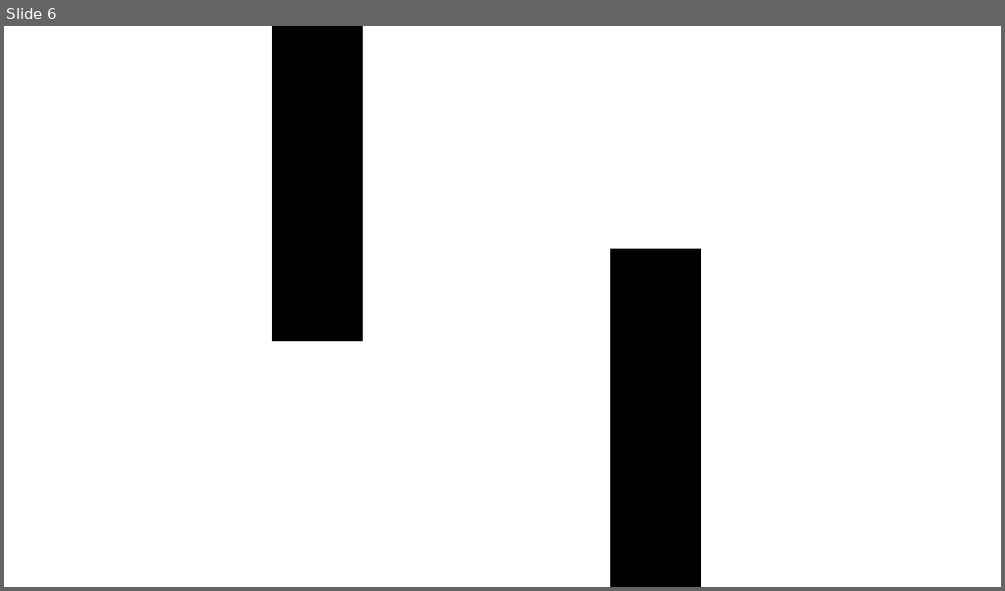
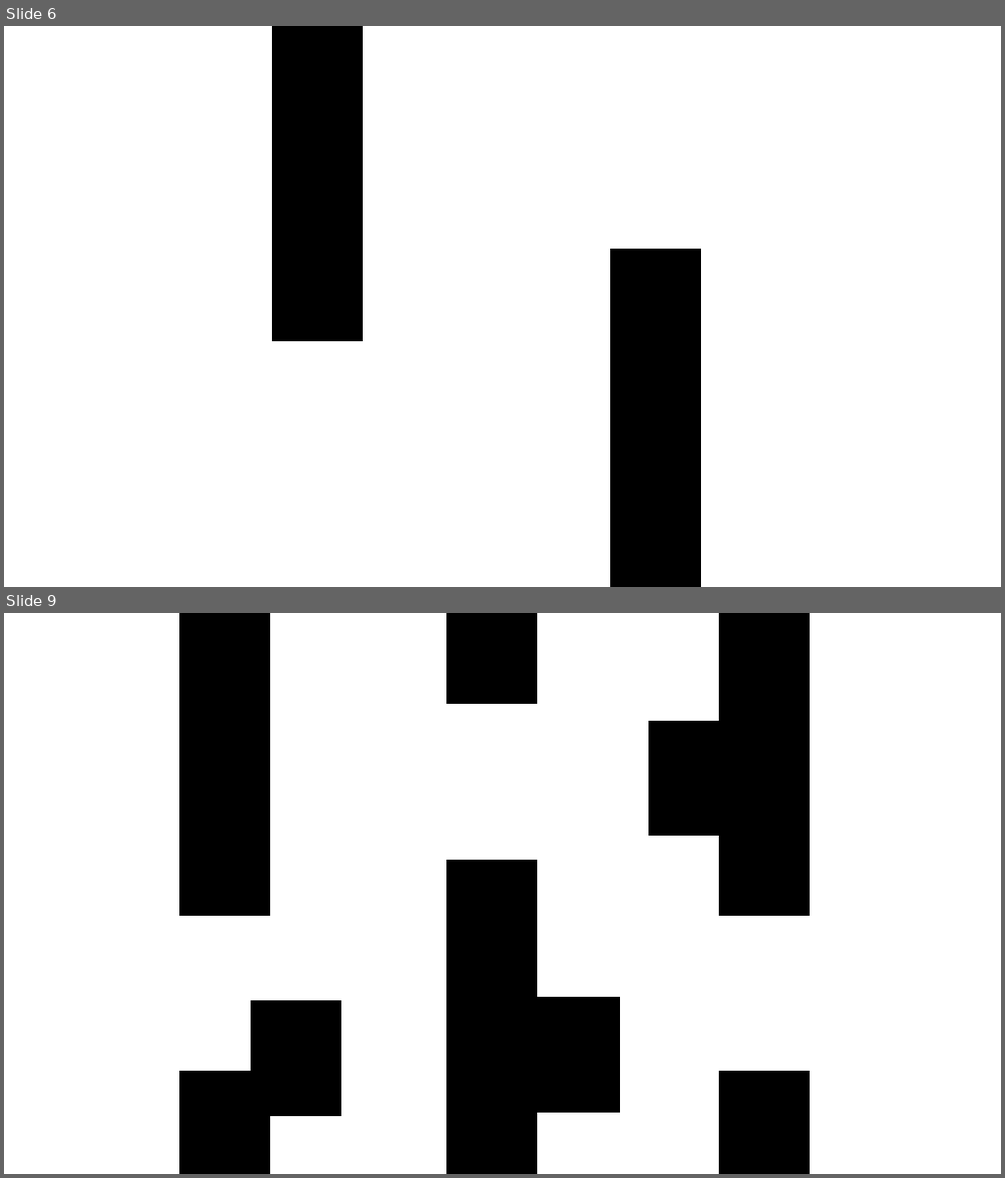
Before and after one commit to ZachChang1231/RLNavigation, a slide deck: envs/maps/map.pptx. Shown one above the other, each under a label of ours: slide 6 before the commit, slides 6 and 9 after it; the slides between them are not shown. The pictures are 1005x591 and 1005x1178 pixels, drawn with LibreOffice and Linux fonts; fonts in the diff are those of the drawing. Boxes give left, top, right and bottom in pixels: in the first picture for what was removed or moved away, otherwise in the second. Text is boxed around its words. In the diff, an @@ line names an element or a change of style, - is before the commit and + after.

```diff
--- a/envs/maps/map.pptx
+++ b/envs/maps/map.pptx
@@ slide 9 added at <box>4,613,1001,1174</box>, background #FFFFFF @@
@@ rectangle added at <box>179,613,269,915</box>, fill #000000, outline #000000 1 pt @@
@@ rectangle added at <box>446,613,536,704</box>, fill #000000, outline #000000 1 pt @@
@@ rectangle added at <box>719,613,809,915</box>, fill #000000, outline #000000 1 pt @@
@@ rectangle added at <box>649,721,739,835</box>, fill #000000, outline #000000 1 pt @@
@@ rectangle added at <box>446,860,536,1174</box>, fill #000000, outline #000000 1 pt @@
@@ rectangle added at <box>251,1001,340,1116</box>, fill #000000, outline #000000 1 pt @@
@@ rectangle added at <box>530,997,619,1111</box>, fill #000000, outline #000000 1 pt @@
@@ rectangle added at <box>179,1070,269,1174</box>, fill #000000, outline #000000 1 pt @@
@@ rectangle added at <box>719,1070,809,1174</box>, fill #000000, outline #000000 1 pt @@
```
Also in this commit, not shown: 1 slide changed, 2 other slides added, 9 other files.
